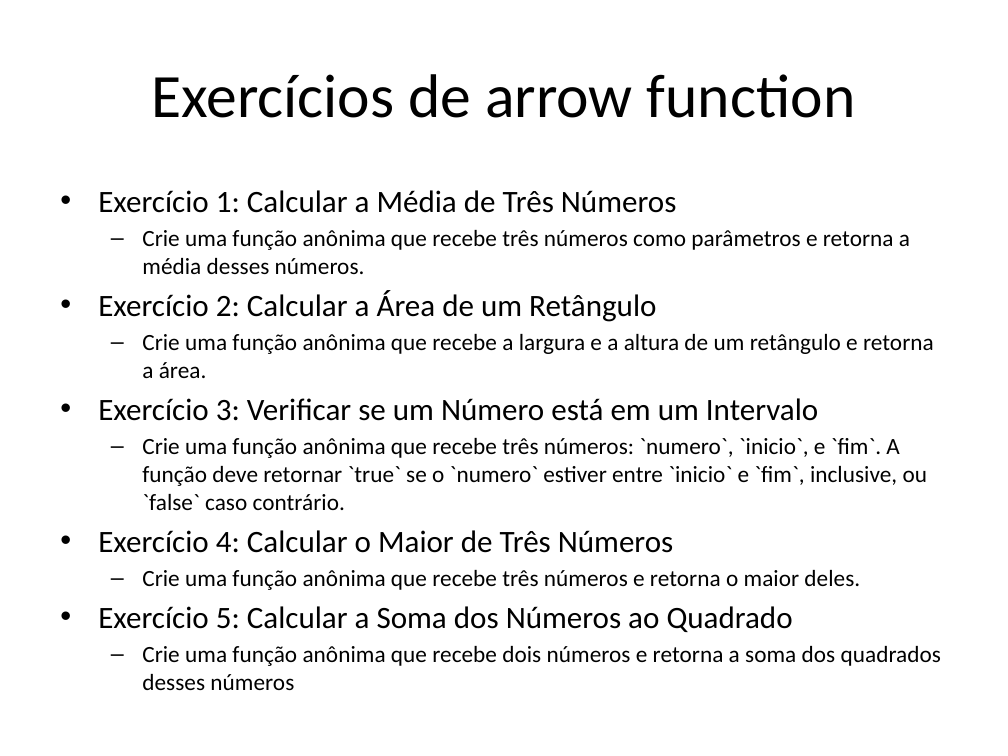
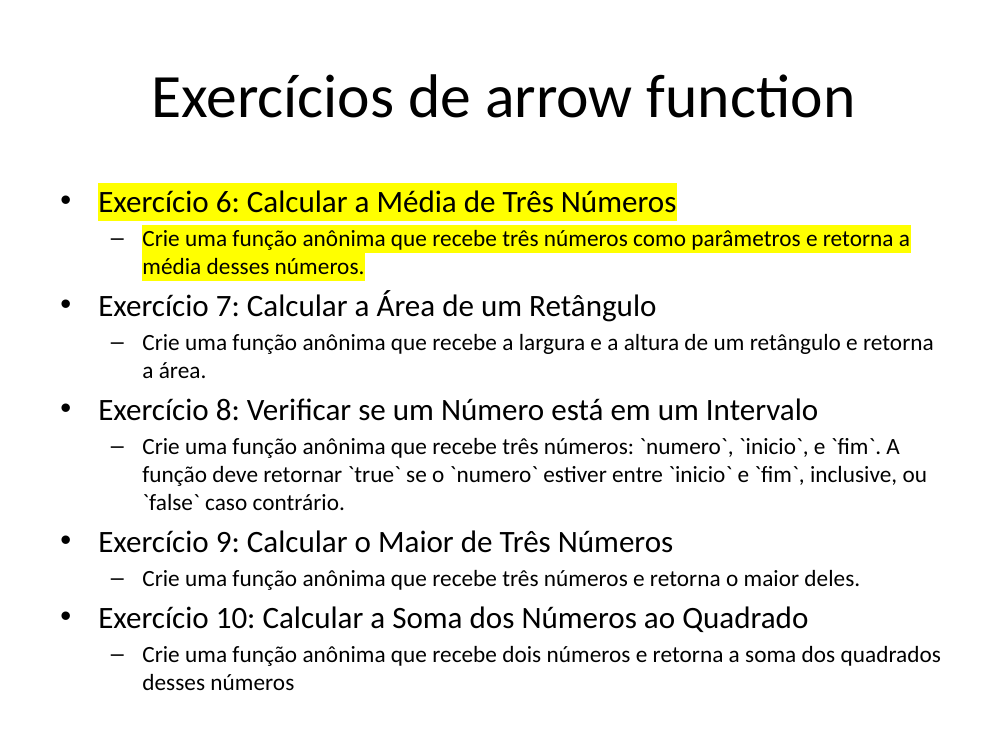
Before and after one commit to dfpires/progcomp2-2024a, a slide deck: slide 12 of ES5e6.pptx. Drawn at 1008x756 pixels with LibreOffice and Linux fonts; fonts in the diff are those of the drawing. Boxes give left, top, right and bottom in pixels: in the first picture for what was removed or moved away, otherwise in the second. Text is boxed around its words. In the diff, an @@ line names an element or a change of style, - is before the commit and + after.

```diff
--- a/ES5e6.pptx
+++ b/ES5e6.pptx
@@ text at (98, 190, 676, 213): text changed @@
-• Exercício 1: Calcular a Média de Três Números
+• Exercício 6: Calcular a Média de Três Números
@@ text at (142, 230, 910, 274): highlight none to #FFFF00 in "Crie uma função anônima que recebe três ..." @@
@@ text at (98, 290, 656, 322): text changed @@
-• Exercício 2: Calcular a Área de um Retângulo
+• Exercício 7: Calcular a Área de um Retângulo
@@ text at (98, 398, 818, 421): text changed @@
-• Exercício 3: Verificar se um Número está em um Intervalo
+• Exercício 8: Verificar se um Número está em um Intervalo
@@ text at (98, 530, 673, 553): text changed @@
-• Exercício 4: Calcular o Maior de Três Números
+• Exercício 9: Calcular o Maior de Três Números
@@ text at (98, 606, 808, 632): text changed @@
-• Exercício 5: Calcular a Soma dos Números ao Quadrado
+• Exercício 10: Calcular a Soma dos Números ao Quadrado
```
Also in this commit, not shown: 2 other slides changed.
